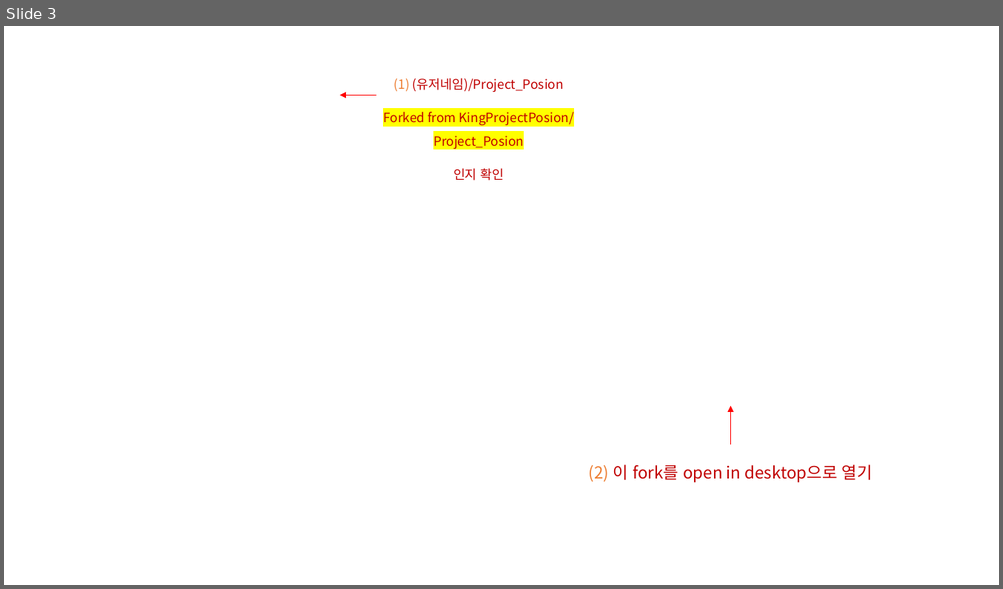
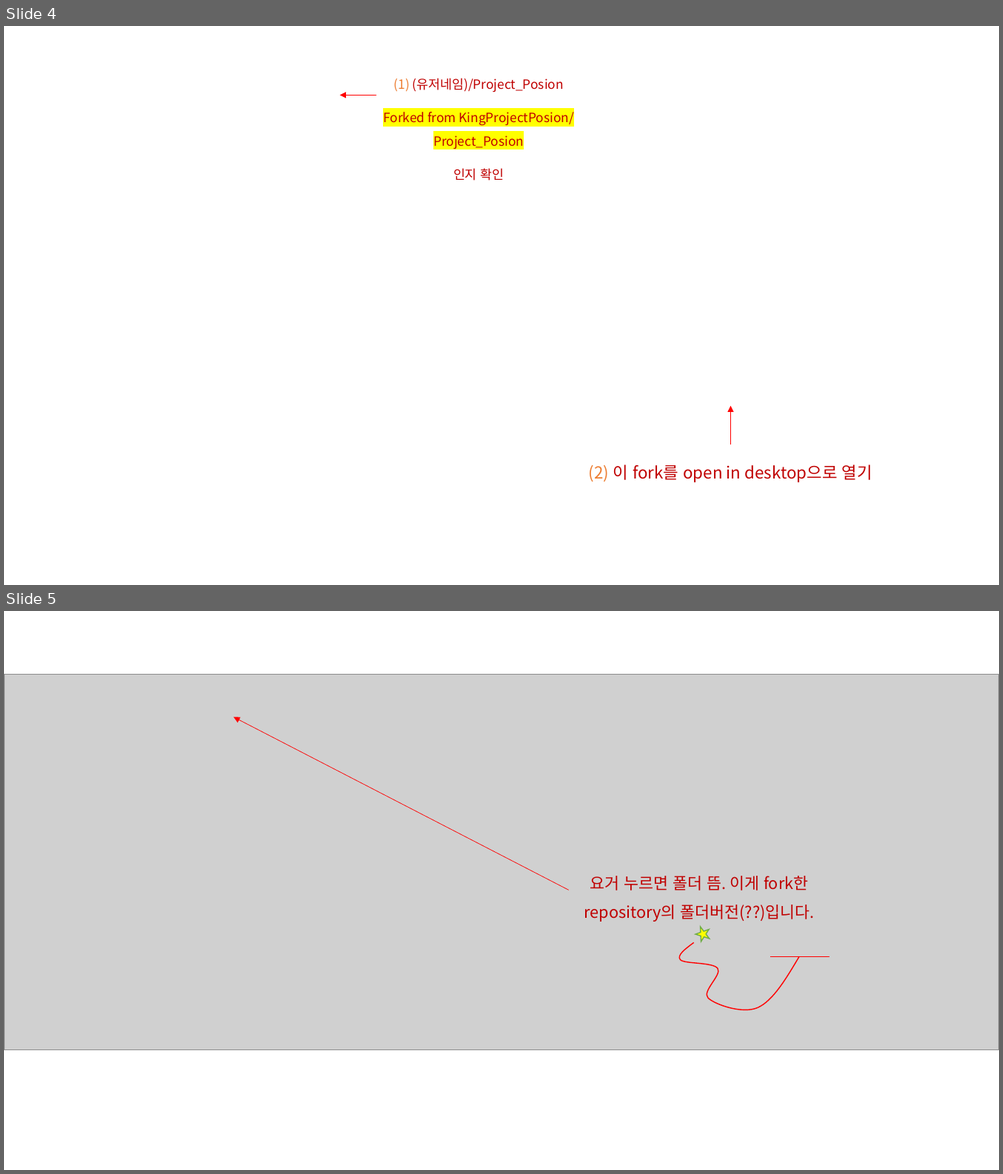
Before and after one commit to ordinaryhan/Project_Poison, a slide deck: 기획/pull requests 방법.pptx. Shown one above the other, each under a label of ours: slide 3 before the commit, slides 4 and 5 after it. The pictures are 1003x589 and 1003x1174 pixels, drawn with LibreOffice and Linux fonts; fonts in the diff are those of the drawing; grey boxes stand for pictures; background and template pictures are left out. Boxes give left, top, right and bottom in pixels: in the first picture for what was removed or moved away, otherwise in the second. Text is boxed around its words. In the diff, an @@ line names an element or a change of style, - is before the commit and + after.

Commit message:
Pull request 방법
Pull request 방법 ppt버전

```diff
--- a/기획/pull requests 방법.pptx
+++ b/기획/pull requests 방법.pptx
@@ slide 5 added at [4,611,999,1170], background #FFFFFF @@
@@ picture added at [4,675,999,1051] @@
@@ arrow added from (569, 890) to (234, 717), #FF0000 0.5 pt @@
@@ text added at [583,876,814,922], 15.5 pt, text #C00000 @@
+요거 누르면 폴더 뜸. 이게 fork한 repository의 폴더버전(??)입니다.
@@ freeform shape added at [679,943,799,1010], outline #FF0000 1 pt @@
@@ star added at [694,925,711,943], fill #FFFF00, outline #70AD47 1 pt @@
@@ line added from (770, 957) to (829, 957), #FF0000 0.5 pt @@
@@ what was slide 3 is now slide 4 @@
```
Also in this commit, not shown: 4 slides changed, 4 other slides added.
